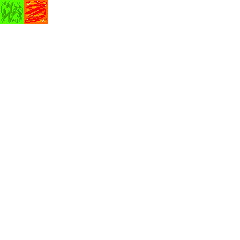
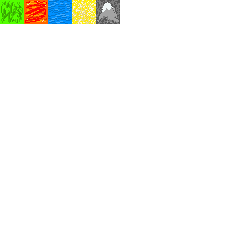
The second 240x240 image is a revision of the first. Changes to its layers:
painted on "Background" over [48, 0, 120, 24]
